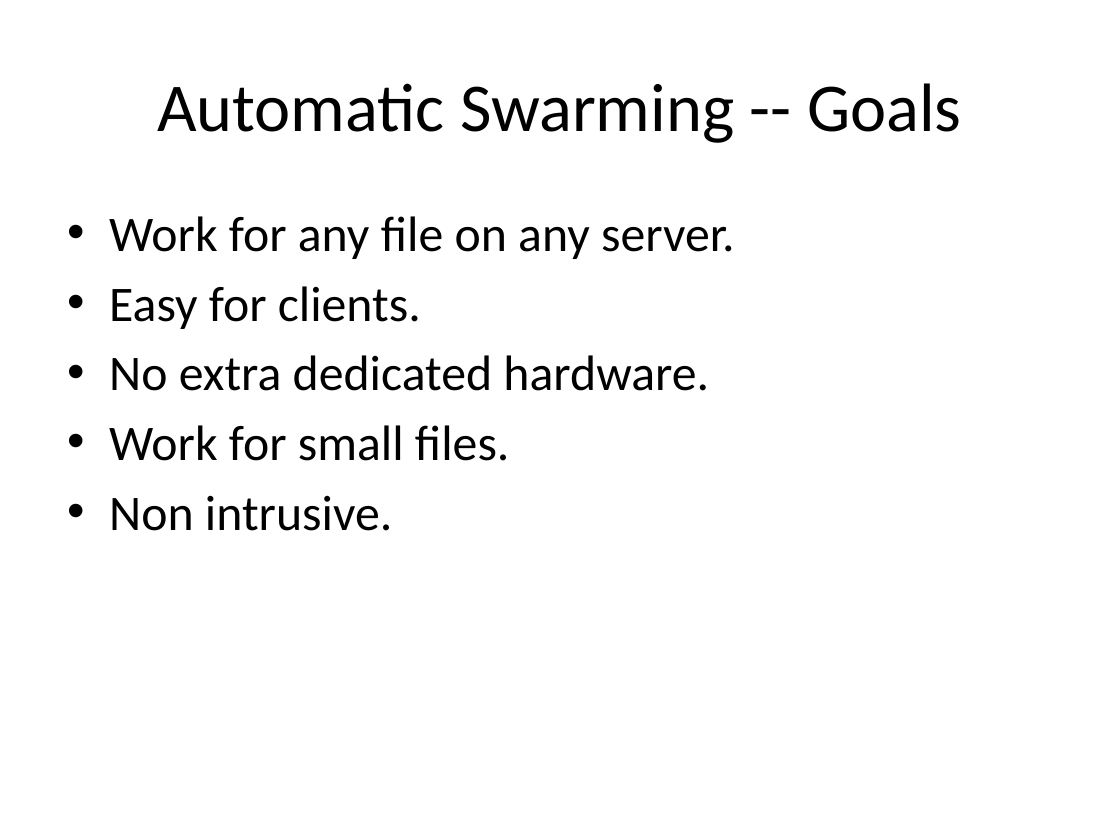
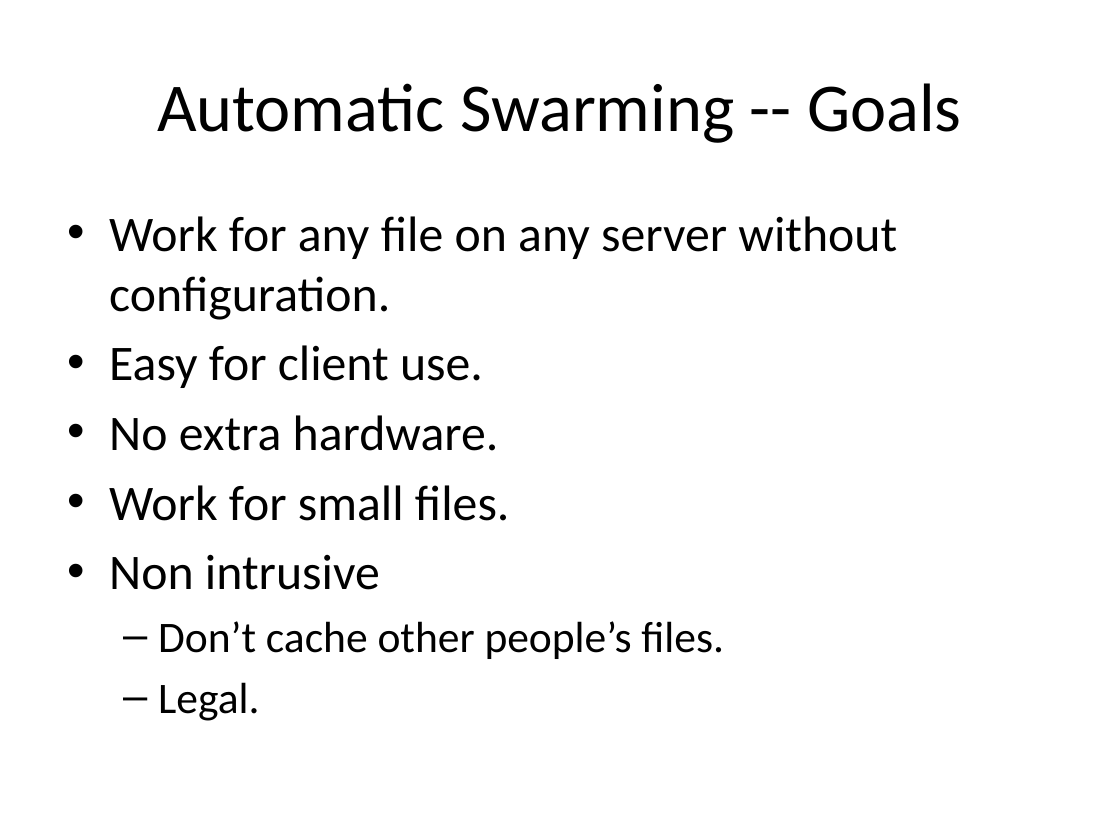
Before and after one commit to rdp/p2pwebclient, a slide deck: slide 14 of thesis_presentation/How to Make the Internet Faster.pptx. Drawn at 1120x840 pixels with LibreOffice and Linux fonts; fonts in the diff are those of the drawing. Boxes give left, top, right and bottom in pixels: in the first picture for what was removed or moved away, otherwise in the second. Text is boxed around its words. In the diff, an @@ line names an element or a change of style, - is before the commit and + after.

```diff
--- a/thesis_presentation/How to Make the Internet Faster.pptx
+++ b/thesis_presentation/How to Make the Internet Faster.pptx
@@ text at bbox=[109, 216, 897, 451]: text changed @@
-• Work for any file on any server.
-• Easy for clients.
-• No extra dedicated hardware.
+• Work for any file on any server without configuration.
+• Easy for client use.
+• No extra hardware.
@@ text at bbox=[109, 554, 724, 721]: text changed; size 32 to 28 pt @@
-• Non intrusive.
+• Non intrusive
+  – Don’t cache other people’s files.
+  – Legal.
```
Also in this commit, not shown: 17 other slides changed, 1 other file.
